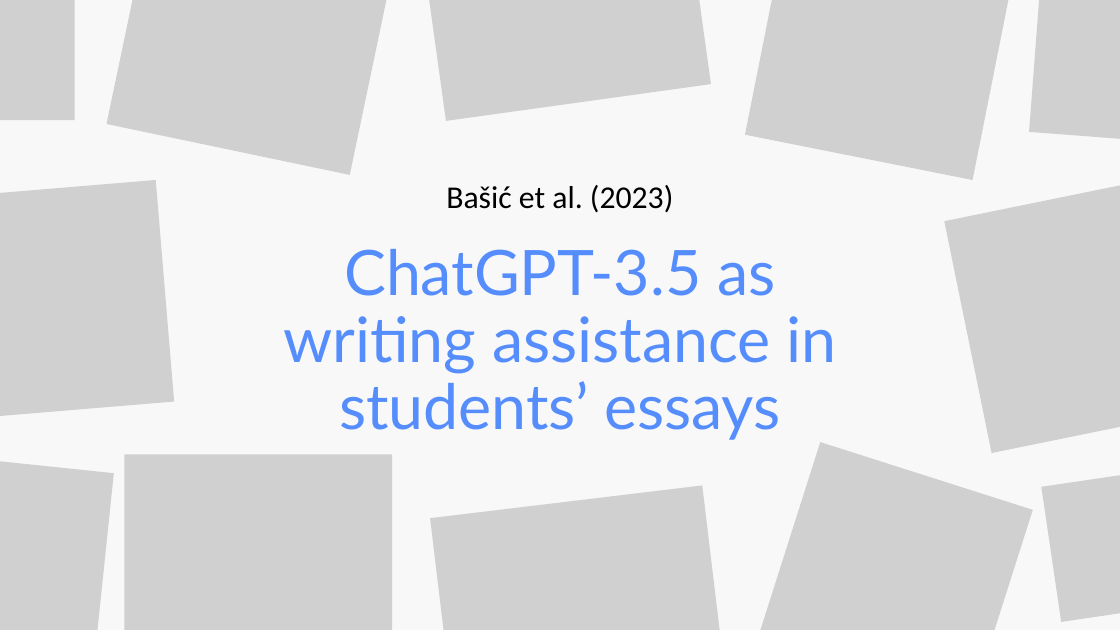
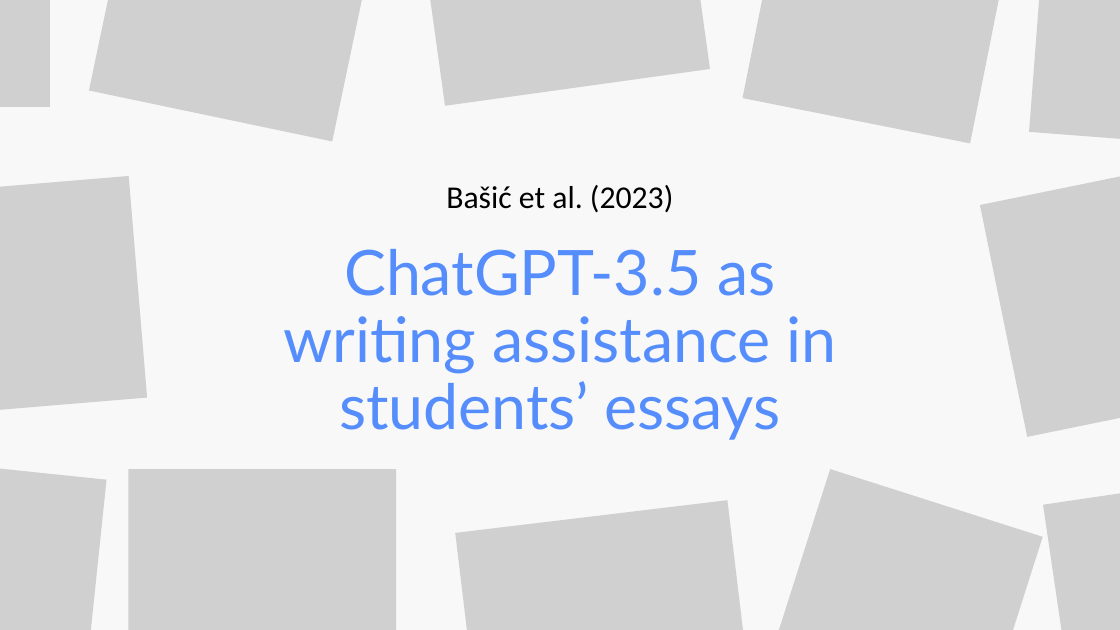
Before and after one commit to tinasophie15/tcpp_project_chatgpt_learning, a slide deck: slide 1 of Lightning Talk Christina.pptx. Drawn at 1120x630 pixels with LibreOffice and Linux fonts; fonts in the diff are those of the drawing; grey boxes stand for pictures. Boxes give left, top, right and bottom in pixels: in the first picture for what was removed or moved away, otherwise in the second. Text is boxed around its words. In the diff, an @@ line names an element or a change of style, - is before the commit and + after.

```diff
--- a/Lightning Talk Christina.pptx
+++ b/Lightning Talk Christina.pptx
@@ picture: place and size @@
-picture at <box>0,0,74,120</box>
+picture at <box>0,0,50,107</box>
@@ picture: place and size @@
-picture at <box>107,0,396,175</box>
+picture at <box>89,0,379,142</box>
@@ picture: place and size @@
-picture at <box>410,0,711,121</box>
+picture at <box>409,0,710,106</box>
@@ picture: place and size @@
-picture at <box>745,0,1017,180</box>
+picture at <box>742,0,1014,143</box>
@@ picture: place and size @@
-picture at <box>0,180,174,422</box>
+picture at <box>0,176,147,418</box>
@@ picture: place and size @@
-picture at <box>944,170,1120,453</box>
+picture at <box>980,154,1120,437</box>
@@ picture: place and size @@
-picture at <box>0,449,113,630</box>
+picture at <box>0,455,106,630</box>
@@ picture: place and size @@
-picture at <box>124,454,392,630</box>
+picture at <box>128,469,396,630</box>
@@ picture: place and size @@
-picture at <box>749,442,1033,630</box>
+picture at <box>758,469,1042,630</box>
@@ picture: place and size @@
-picture at <box>1041,458,1120,622</box>
+picture at <box>1043,475,1120,630</box>
@@ picture: place and size @@
-picture at <box>430,486,730,630</box>
+picture at <box>455,500,755,630</box>
```
Also in this commit, not shown: 4 other slides changed, 1 slide added, 1 slide removed.
